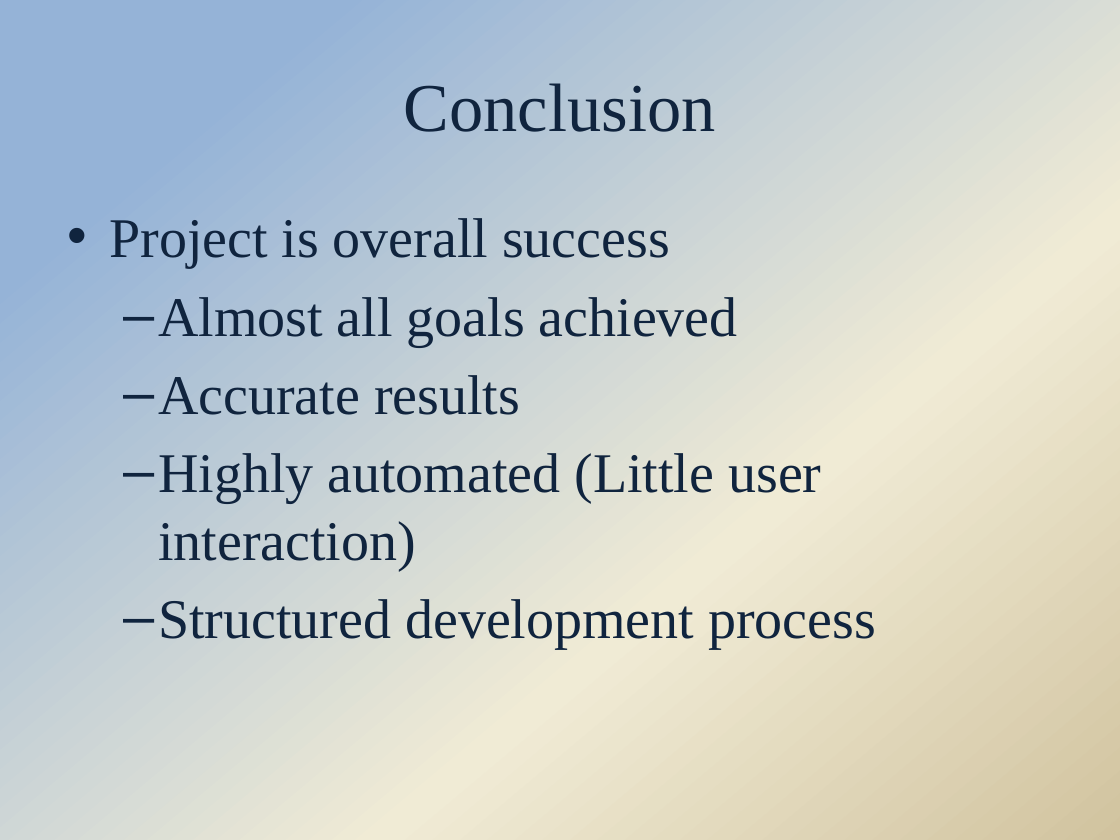
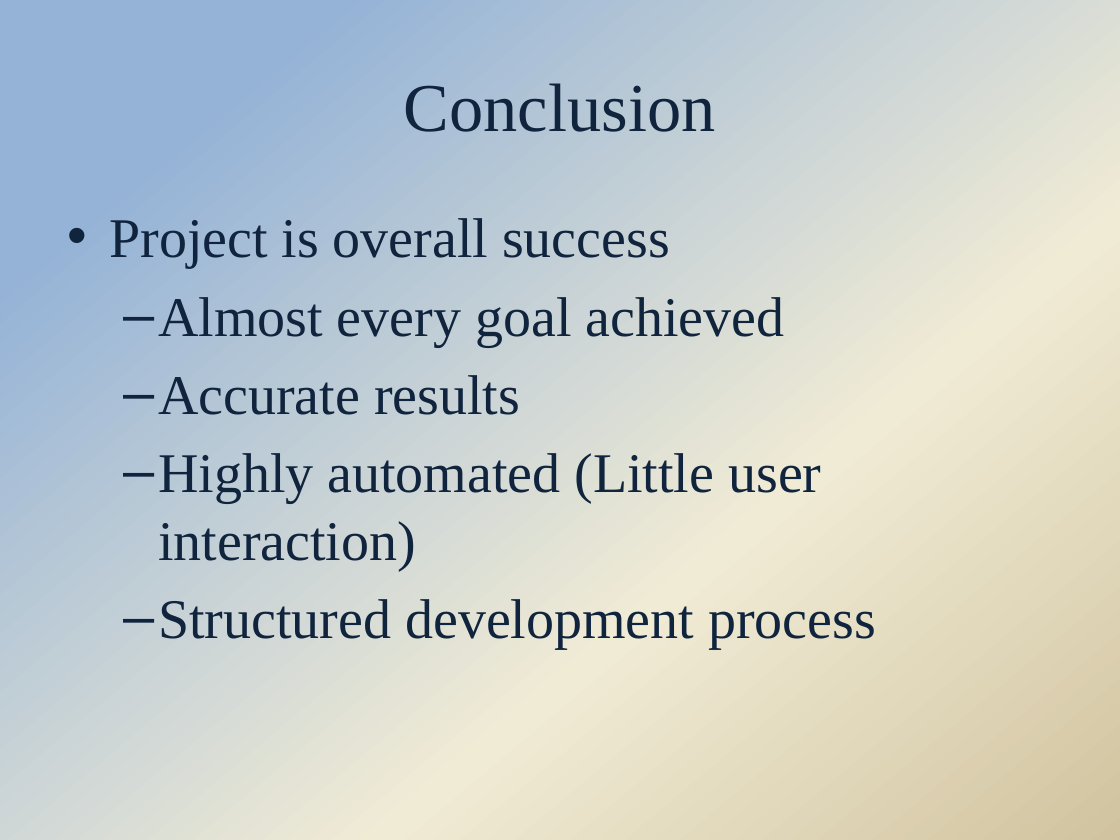
Before and after one commit to Hdtran89/ImageProcessing, a slide deck: slide 23 of A Team Documents/Final presentation.pptx (slide 22 before the commit). Drawn at 1120x840 pixels with LibreOffice and Linux fonts; fonts in the diff are those of the drawing; background and template pictures are left out. Boxes give left, top, right and bottom in pixels: in the first picture for what was removed or moved away, otherwise in the second. Text is boxed around its words. In the diff, an @@ line names an element or a change of style, - is before the commit and + after.

Commit message:
Added Hypothetical slides for everyone

```diff
--- a/A Team Documents/Final presentation.pptx
+++ b/A Team Documents/Final presentation.pptx
@@ text at [158, 297, 785, 346]: text changed @@
-  – Almost all goals achieved
+  – Almost every goal achieved
```
Also in this commit, not shown: 5 other slides changed, 1 slide added.
